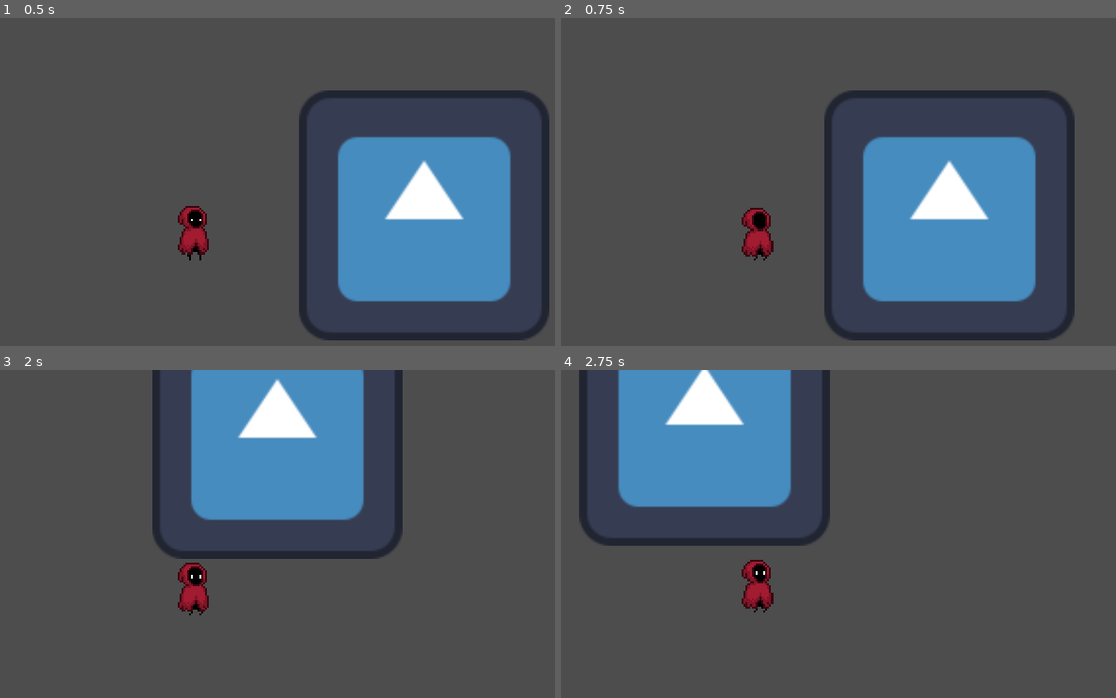
Above: before the commit, frames 1-4 (two rows, left to right).
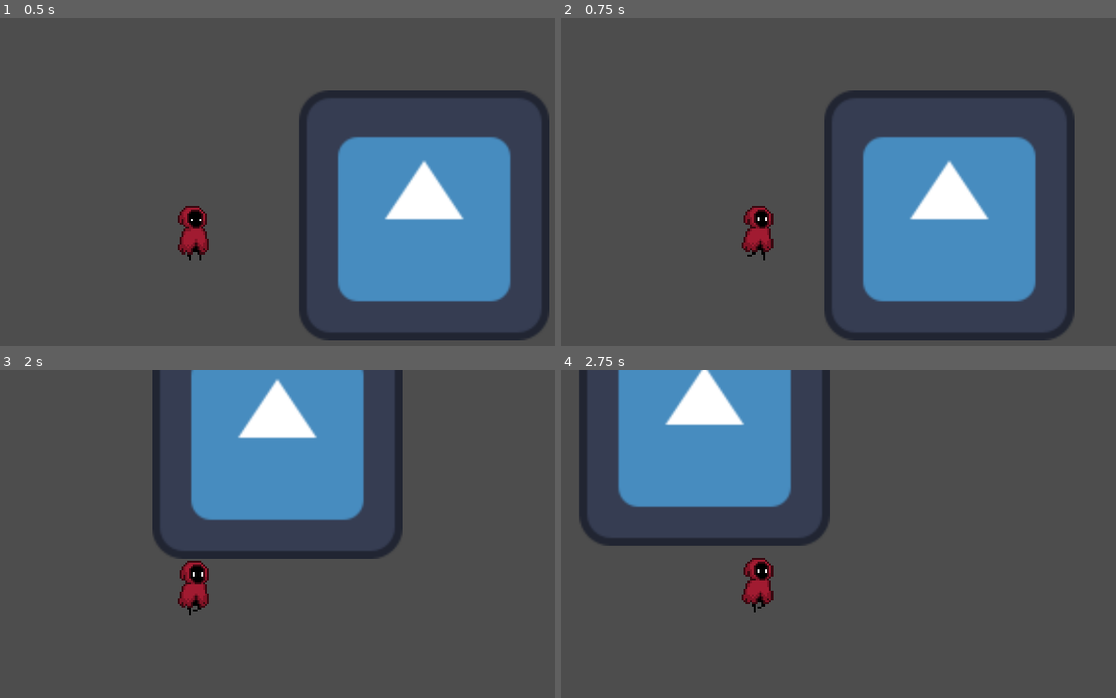
Above: after the commit, the same moments.

Repository: Jerga99/godot-2d-game-course
Game: Godot game, scene res://play_scene.tscn
The game is run twice, just before and just after one commit, with the same random seed, the same clock (stepped at 60 frames per second) and the same inputs. The engine's default icon, where the game draws it, is replaced by a stand-in: a white triangle on a blue panel in a dark square.
Inputs:
- Up to frame 1 (0.5 s): no input
- Up to frame 2 (0.75 s): hold D (right) from 0.53 s (still down)
- Up to frame 3 (2 s): release D (right) at 1.28 s; hold S (down) from 1.28 s (still down)
- Up to frame 4 (2.75 s): release S (down) at 2.03 s; hold D (right) from 2.03 s (still down)

Frame 1 is identical in both runs. In frame 2, 0.5% of the frame differs, in the area x 32-39%, y 57-74%; in frame 3, 0.5%; in frame 4, 0.5%.

Commit message:
Run animation

Diff:
--- a/player.gd
+++ b/player.gd
@@ -2,12 +2,12 @@
 
 @export var speed: float = 20
 
+var is_moving: bool = false
+
 @onready var animated_sprite: AnimatedSprite2D = $AnimatedSprite2D
 
-#func _ready():
-	#animated_sprite = get_node("AnimatedSprite2D")
-
 func _process(delta: float):
+	is_moving = false
 	var horizontal = Input.get_axis("left", "right")
 	var vertical = Input.get_axis("up", "down")
 
@@ -16,7 +16,16 @@
 	self.position += n_movement * speed * delta
 
 	if n_movement.length() > 0:
+		is_moving = true
 		if horizontal > 0:
 			animated_sprite.flip_h = false
 		elif horizontal < 0:
 			animated_sprite.flip_h = true
+
+	_handle_animation()
+
+func _handle_animation():
+	if is_moving:
+		animated_sprite.play("run")
+	else:
+		animated_sprite.play("idle")
--- a/player.tscn
+++ b/player.tscn
@@ -19,6 +19,38 @@
 atlas = ExtResource("1_4flbx")
 region = Rect2(32, 32, 32, 32)
 
+[sub_resource type="AtlasTexture" id="AtlasTexture_2hs0m"]
+atlas = ExtResource("1_4flbx")
+region = Rect2(0, 96, 32, 32)
+
+[sub_resource type="AtlasTexture" id="AtlasTexture_1jxqw"]
+atlas = ExtResource("1_4flbx")
+region = Rect2(32, 96, 32, 32)
+
+[sub_resource type="AtlasTexture" id="AtlasTexture_dw050"]
+atlas = ExtResource("1_4flbx")
+region = Rect2(64, 96, 32, 32)
+
+[sub_resource type="AtlasTexture" id="AtlasTexture_b26j0"]
+atlas = ExtResource("1_4flbx")
+region = Rect2(96, 96, 32, 32)
+
+[sub_resource type="AtlasTexture" id="AtlasTexture_n7ghd"]
+atlas = ExtResource("1_4flbx")
+region = Rect2(128, 96, 32, 32)
+
+[sub_resource type="AtlasTexture" id="AtlasTexture_nvl01"]
+atlas = ExtResource("1_4flbx")
+region = Rect2(160, 96, 32, 32)
+
+[sub_resource type="AtlasTexture" id="AtlasTexture_ivps1"]
+atlas = ExtResource("1_4flbx")
+region = Rect2(192, 96, 32, 32)
+
+[sub_resource type="AtlasTexture" id="AtlasTexture_urp6f"]
+atlas = ExtResource("1_4flbx")
+region = Rect2(224, 96, 32, 32)
+
 [sub_resource type="SpriteFrames" id="SpriteFrames_2hs0m"]
 animations = [{
 "frames": [{
@@ -37,6 +69,35 @@
 "loop": true,
 "name": &"idle",
 "speed": 5.0
+}, {
+"frames": [{
+"duration": 1.0,
+"texture": SubResource("AtlasTexture_2hs0m")
+}, {
+"duration": 1.0,
+"texture": SubResource("AtlasTexture_1jxqw")
+}, {
+"duration": 1.0,
+"texture": SubResource("AtlasTexture_dw050")
+}, {
+"duration": 1.0,
+"texture": SubResource("AtlasTexture_b26j0")
+}, {
+"duration": 1.0,
+"texture": SubResource("AtlasTexture_n7ghd")
+}, {
+"duration": 1.0,
+"texture": SubResource("AtlasTexture_nvl01")
+}, {
+"duration": 1.0,
+"texture": SubResource("AtlasTexture_ivps1")
+}, {
+"duration": 1.0,
+"texture": SubResource("AtlasTexture_urp6f")
+}],
+"loop": true,
+"name": &"run",
+"speed": 10.0
 }]
 
 [node name="Player" type="Node2D"]
Not shown: 1 places in player.tscn that only renumber resources
